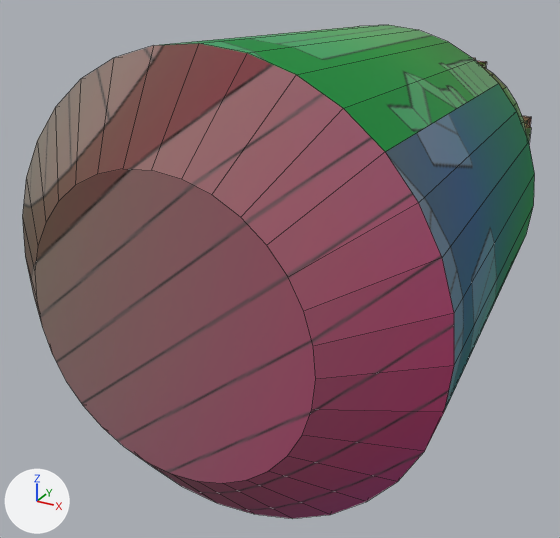
The OBJ model models/item/ntool.obj as it was, and as the next commit left it.
Rendered twice from a 50 mm camera at (0.842, -1.335, 0.692) aimed at (0.396, -0.525, 0.287). Arrows for +X, +Y and +Z are at lower left; the lights stay in place. Mesh edges are drawn as thin lines. Where no turn or scale is listed for an object, it has been applied to the vertices. Vertices at the same position are counted once.

The first picture shows 'Cylinder_Cylinder.001'.
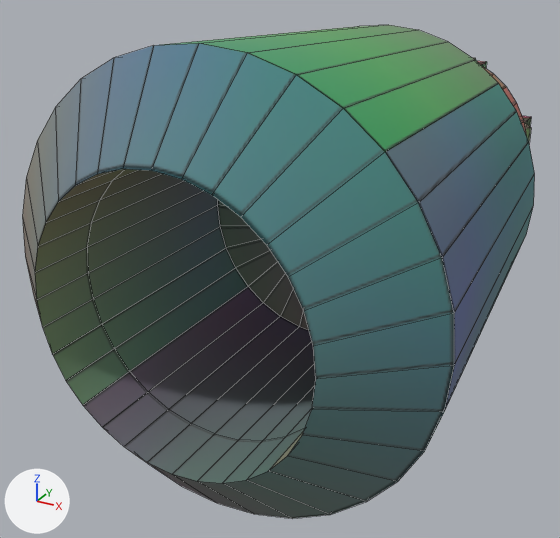
Where the change shows, as pixel boxes [x1, y1, x2, y2] in the pictures (560 x 538 px):
```json
{"part": 1, "of": "me_cylinder_cylinder_001", "change": "built on", "before": [35, 169, 316, 483], "after": [35, 169, 316, 483]}
{"part": 2, "of": "me_cylinder_cylinder_001", "change": "surface changed", "before": [22, 25, 535, 518], "after": [22, 25, 535, 518]}
```

Scene script edits in JSON lines:
```json
{"block": "me_cylinder_cylinder_001", "where": "# used by ob_cylinder_cylinder_001; location = (0.0, 0.0, 0.0)"}
{"op": "remove", "block": "me_cylinder_cylinder_001", "code": "me_cylinder_cylinder_001.from_pydata(...)  # 758 vertices, 662 faces; spans x 0.252..0.708, y -0.88..0.016, z 0.152..0.608"}
{"op": "add", "block": "me_cylinder_cylinder_001", "code": "me_cylinder_cylinder_001.from_pydata(...)  # 824 vertices, 788 faces; spans x 0.252..0.708, y -0.88..0.016, z 0.152..0.608"}
{"block": "me_cylinder_cylinder_001", "change": "me_cylinder_cylinder_001 part 1"}
{"block": "me_cylinder_cylinder_001", "change": "1 face is deleted"}
{"block": "me_cylinder_cylinder_001", "change": "1 vertex is added at (0.48, -0.576, 0.38)"}
{"block": "me_cylinder_cylinder_001", "change": "32 new vertices lie (0.0, 0.07, 0.0) away from vertices in x 0.337..0.623, y -0.88, z 0.237..0.523"}
{"block": "me_cylinder_cylinder_001", "change": "32 new vertices lie (0.0, 0.234, 0.0) away from vertices in x 0.337..0.623, y -0.81, z 0.237..0.523"}
{"block": "me_cylinder_cylinder_001", "change": "96 new faces join them"}
{"block": "me_cylinder_cylinder_001", "change": "me_cylinder_cylinder_001 part 2: 660 kept faces spanning x 0.252..0.708, y -0.88..0.016, z 0.152..0.608 get new texture (UV) coordinates"}
```
